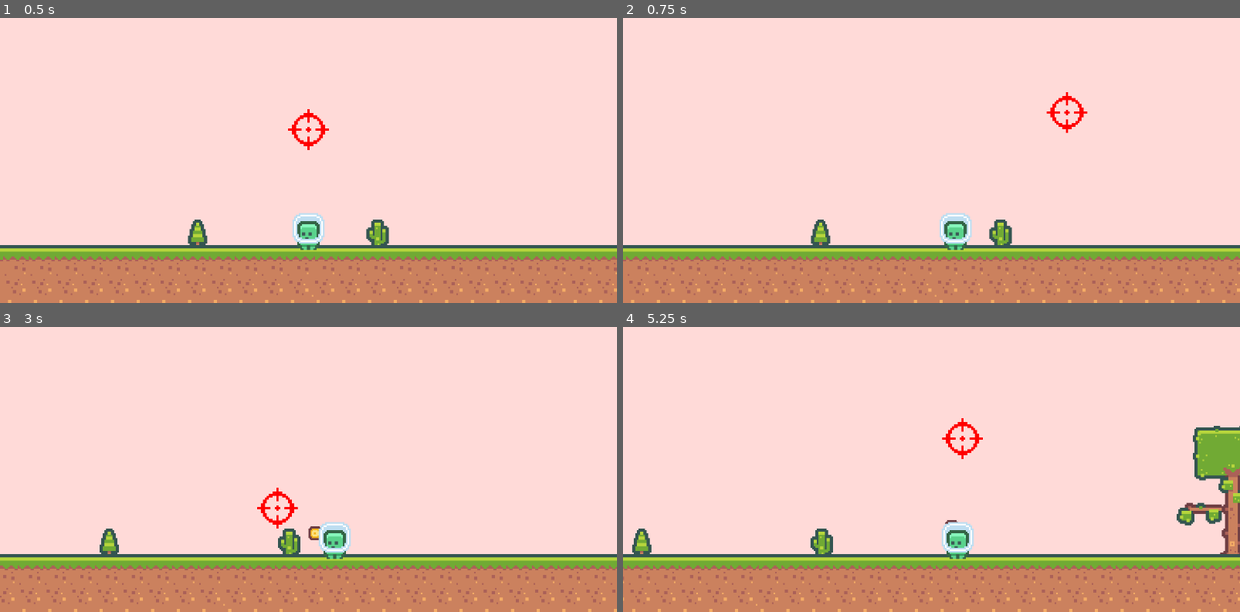
Above: before the commit, frames 1-4 (two rows, left to right).
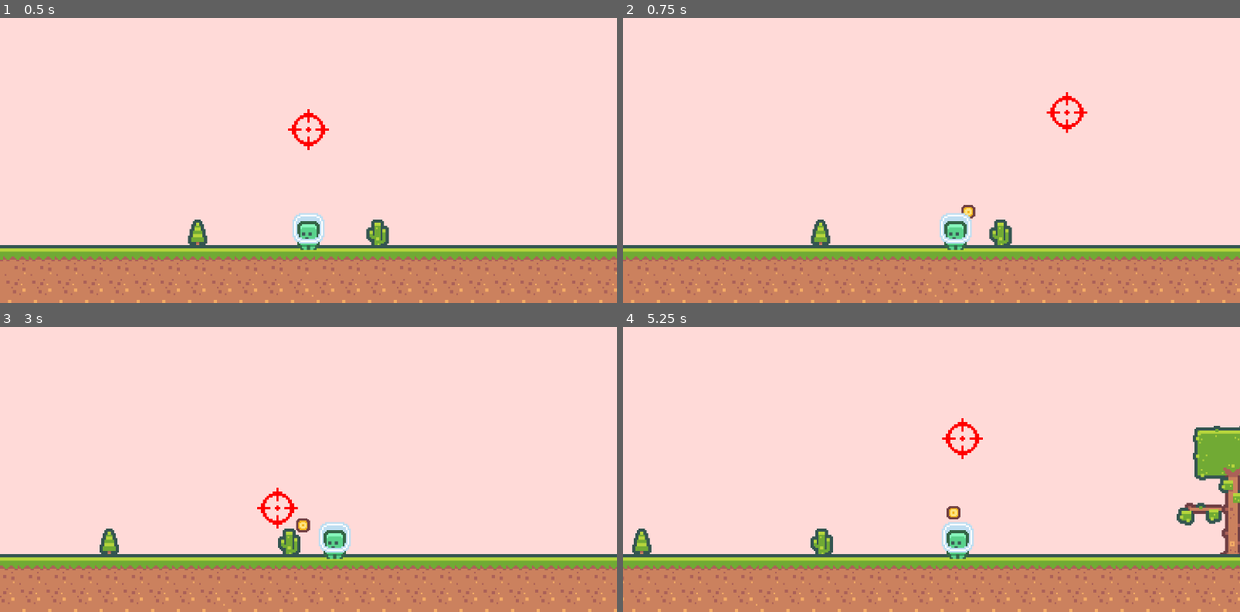
Above: after the commit, the same moments.

Repository: jesse-and-brian/Godot-4-Projects
Game: Godot game, scene res://Root.tscn
The game is run twice, just before and just after one commit, with the same random seed, the same clock (stepped at 60 frames per second) and the same inputs.
Inputs (mouse positions are in pixels of both pictures, inside the frame that each line leads up to):
- Up to frame 1 (0.5 s): no input
- Up to frame 2 (0.75 s): tap Enter at 0.5 s; move the mouse to (1067, 112) at 0.52 s; hold D from 0.53 s (still down); click (1067, 112) at 0.67 s
- Up to frame 3 (3 s): tap Space at 0.77, 1.52 s; move the mouse to (185, 455) at 1.27 s; move the mouse to (370, 361) at 2.02 s; release D at 2.03 s; hold A 2.03-2.78 s; move the mouse to (277, 506) at 2.77 s; hold D from 2.78 s (still down); click (277, 506) at 2.92 s
- Up to frame 4 (5.25 s): tap Space at 3.02, 3.77, 4.52 s; move the mouse to (1116, 489) at 3.52 s; move the mouse to (746, 386) at 4.27 s; release D at 4.28 s; hold A 4.28-5.03 s; move the mouse to (962, 438) at 5.02 s; hold D from 5.03 s (still down); click (962, 438) at 5.17 s

Frame 1 is identical in both runs. In frame 2, less than 0.1% of the frame differs, in the area x 54-58%, y 65-71%; in frame 3, 0.2%, in the area x 47-52%, y 67-75%; in frame 4, 0.1%.

Commit message:
More aiming changes

Diff:
--- a/Tame Guns/Bullet.tscn
+++ /dev/null
@@ -1,20 +0,0 @@
-[gd_scene load_steps=4 format=3 uid="uid://buceqxu5f1lty"]
-
-[ext_resource type="Script" path="res://playerBullet.gd" id="1_kay7j"]
-[ext_resource type="Texture2D" uid="uid://ydbe1tyhvygu" path="res://Sprites/Objects/tile_0151.png" id="2_t350c"]
-
-[sub_resource type="CircleShape2D" id="CircleShape2D_bjspw"]
-
-[node name="Bullet" type="Area2D" groups=["Bullet"]]
-visibility_layer = 2
-collision_layer = 2
-collision_mask = 2
-script = ExtResource("1_kay7j")
-
-[node name="Sprite" type="Sprite2D" parent="."]
-scale = Vector2(0.75, 0.75)
-texture = ExtResource("2_t350c")
-
-[node name="CollisionShape2D" type="CollisionShape2D" parent="."]
-scale = Vector2(0.689115, 0.689115)
-shape = SubResource("CircleShape2D_bjspw")
--- a/Tame Guns/player.gd
+++ b/Tame Guns/player.gd
@@ -10,8 +10,8 @@
 
 var bullet = preload ("res://playerbullet.tscn") # Preload the bullet scene so it can spawn
 var canFire = true
-var isMoving := false
-var isJumping := false
+var isMoving = false
+var isJumping = false
 
 @export var fireRate = .3
 
@@ -32,18 +32,21 @@
 	velocity.x = 0
 	isMoving = false
 
-	if velocity.x != 0:
-		isMoving = true
-
 	if Input.is_key_pressed(KEY_A):
 		velocity.x -= moveSpeed
+		print(velocity)
 
 	if Input.is_key_pressed(KEY_D):
 		velocity.x += moveSpeed
+		print(velocity)
 
 	if Input.is_key_pressed(KEY_SPACE) and is_on_floor():
 		velocity.y = -jumpForce
 		isJumping = true
+
+	if velocity.x == -75 or velocity.x == 75:
+		isMoving = true
+
 
 	move_and_slide() # Need this to move when two objects are colliding (The floor and player). See documentation
 
--- a/Tame Guns/playerBullet.gd
+++ b/Tame Guns/playerBullet.gd
@@ -1,11 +1,12 @@
 extends Area2D
 
-@onready var speed = 3 												 # bullet speed multiplier
-#@onready var closeSpeed = 6 										 # if close, shoot faster
+@onready var speed = 6 												 # bullet speed multiplier
+@onready var playerMoving = get_node("../Player").isMoving			 # Is Player moving yes/no
+@onready var playerLocation = get_node("../Player").global_position  # Location of player on bullet creation
+@onready var playerVelocity = get_node("../Player").velocity
 @onready var target = get_node("../Crosshair").global_position 		 # Location of Crosshair on bullet creation
-@onready var playerLocation = get_node("../Player").global_position  # Location of player on bullet creation
-@onready var playerMoving = get_node("../Player").isMoving			 # Is Player moving yes/no
 @onready var cameraPosition = get_node("../").cameraPosition         # Camera's target position, in global coordinates on bullet creation
+
 
 func _ready():
 	pass
@@ -14,13 +15,14 @@
 func _process(delta):
 	#position += (target - playerLocation) * speed * delta
 
+	print(playerMoving)
 
 	if playerMoving == false:
+		position = global_position.move_toward(target, speed)
+
+	if playerMoving == true:
 		position = position.move_toward(target, speed)
-
-
-	if playerMoving and target != get_node("../Crosshair").global_position:
-		position = position.move_toward(get_node("../Crosshair").global_position, speed)
+		#position = position.move_toward(get_node("../Crosshair").global_position, speed)
 
 func _physics_process(delta):
 	pass
